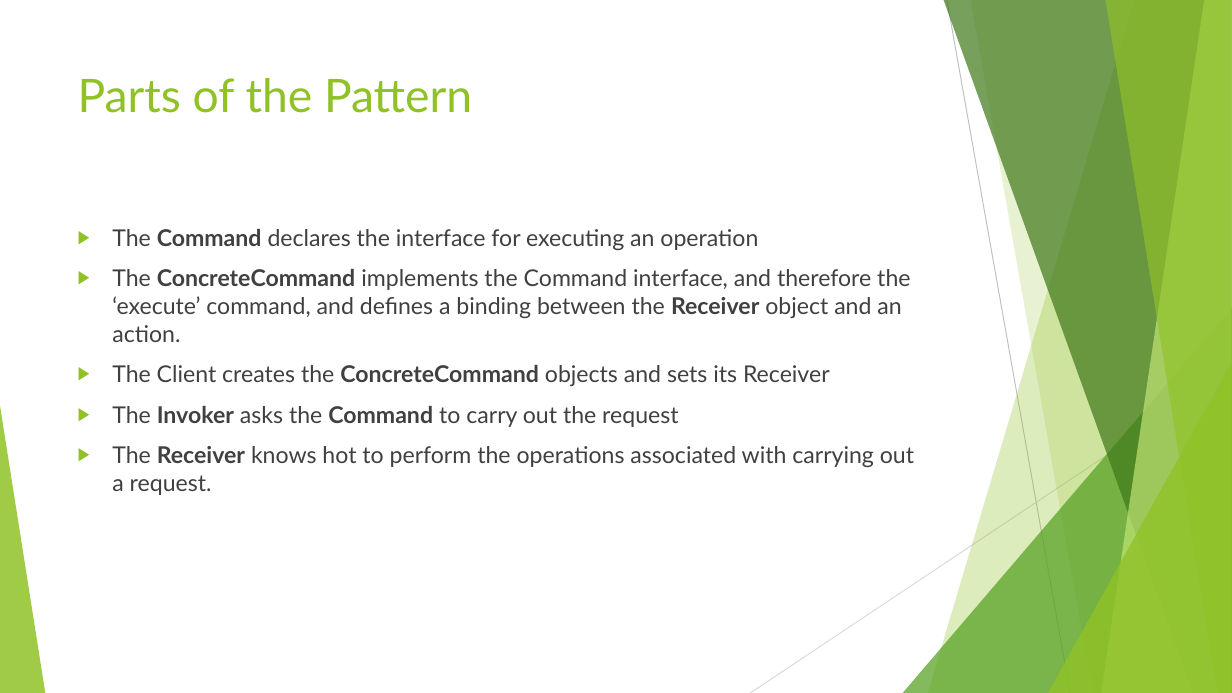
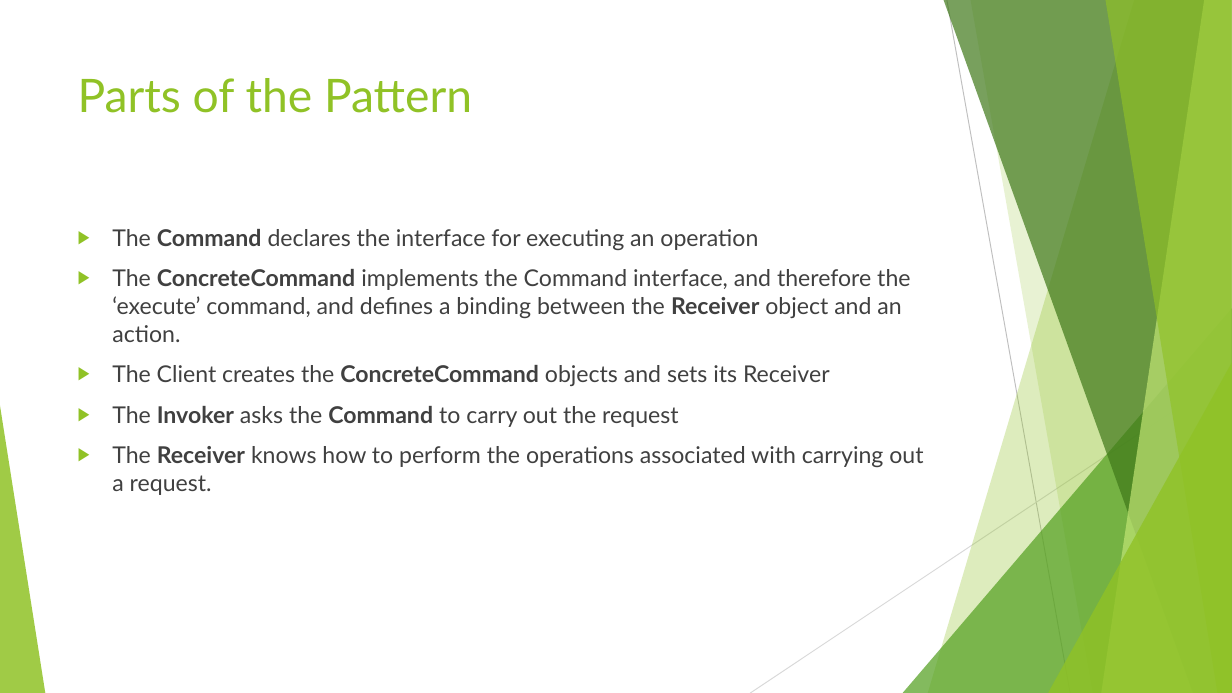
Before and after one commit to cmelende/Design-Patterns, a slide deck: slide 3 of Notes/Powerpoints/Command.pptx. Drawn at 1232x693 pixels with LibreOffice and Linux fonts; fonts in the diff are those of the drawing. Boxes give left, top, right and bottom in pixels: in the first picture for what was removed or moved away, otherwise in the second. Text is boxed around its words. In the diff, an @@ line names an element or a change of style, - is before the commit and + after.

```diff
--- a/Notes/Powerpoints/Command.pptx
+++ b/Notes/Powerpoints/Command.pptx
@@ text at (x1=112, y1=446, x2=923, y2=495): text changed @@
-▶ The Receiver knows hot to perform the operations associated with carrying out a request.
+▶ The Receiver knows how to perform the operations associated with carrying out a request.
```
Also in this commit, not shown: 1 other slide changed.
